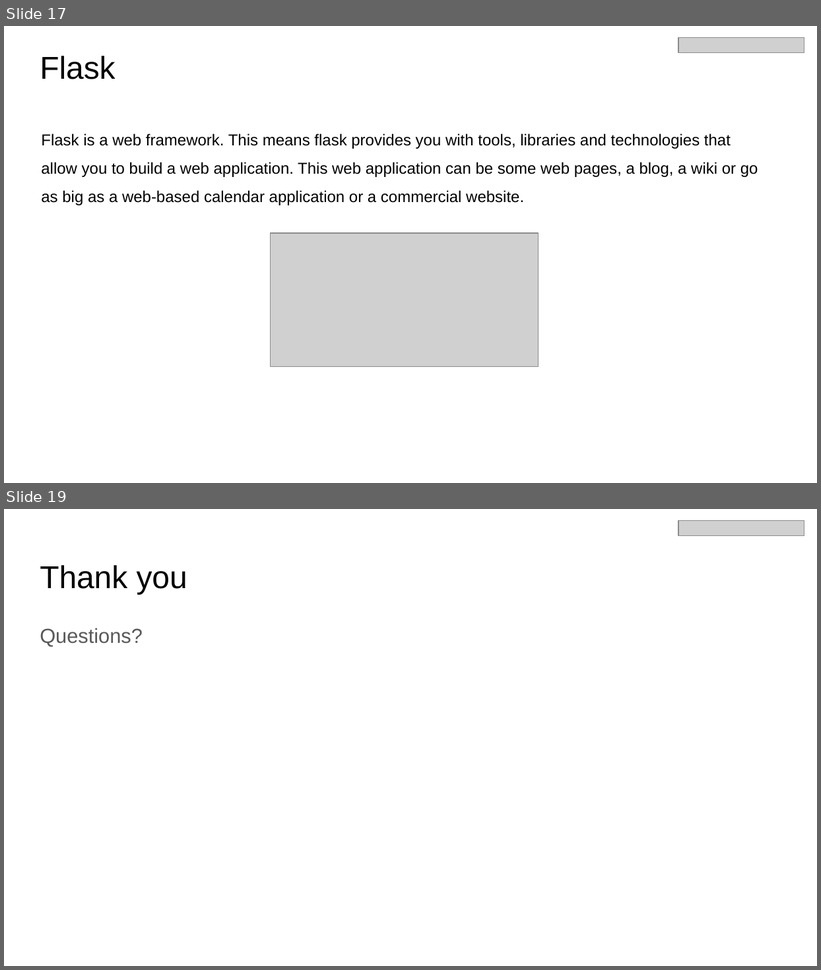
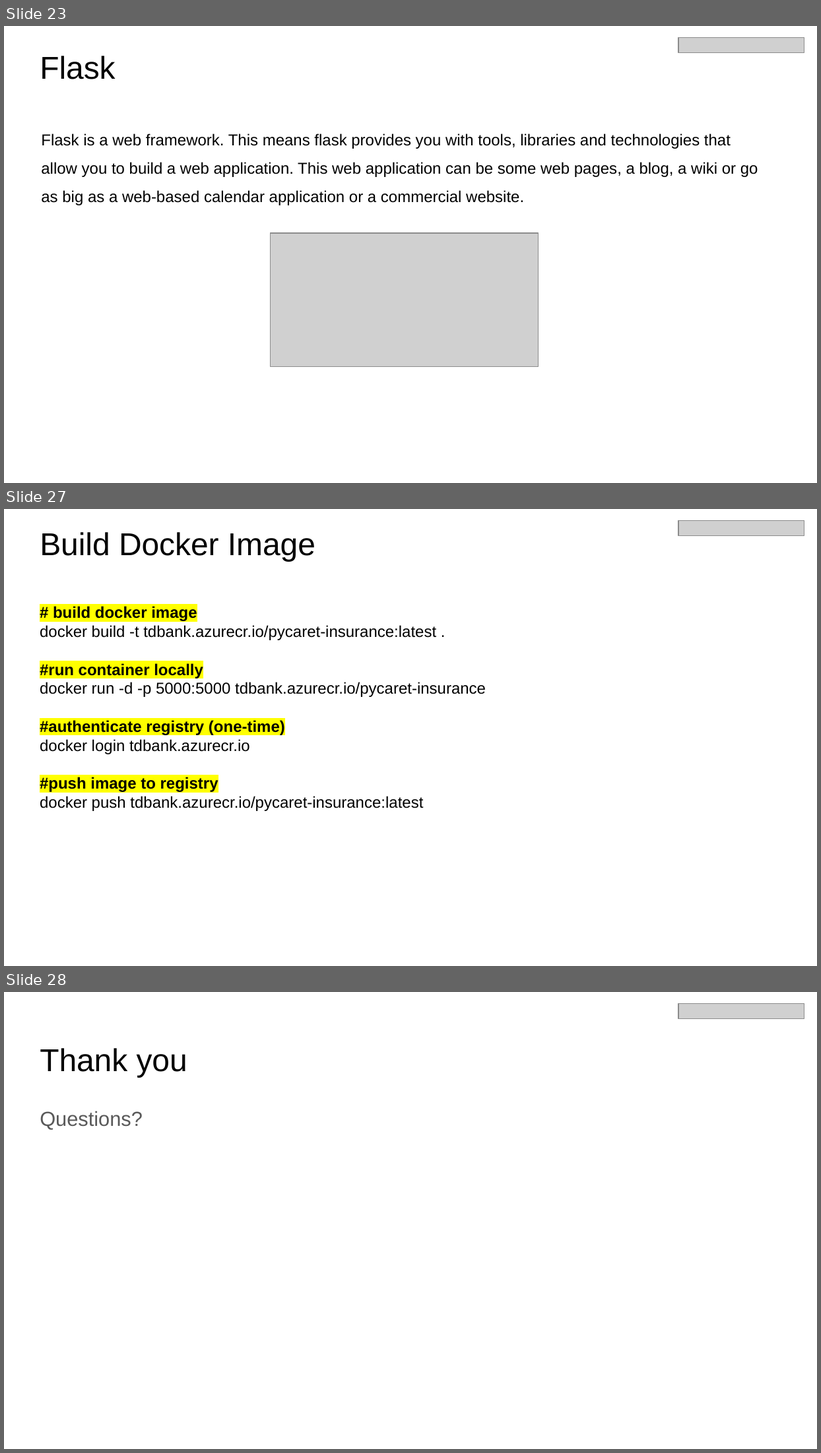
Before and after one commit to pycaret/pycaret-demo-td, a slide deck: Introducing PyCaret 2.0 - July 28 2020.pptx. Shown one above the other, each under a label of ours: slides 17 and 19 before the commit, slides 23, 27 and 28 after it; the slides between them are not shown. The pictures are 821x970 and 821x1453 pixels, drawn with LibreOffice and Linux fonts; fonts in the diff are those of the drawing; grey boxes stand for pictures. Boxes give left, top, right and bottom in pixels: in the first picture for what was removed or moved away, otherwise in the second. Text is boxed around its words. In the diff, an @@ line names an element or a change of style, - is before the commit and + after.

```diff
--- a/Introducing PyCaret 2.0 - July 28 2020.pptx
+++ b/Introducing PyCaret 2.0 - July 28 2020.pptx
@@ slide 27 added at bbox=[4, 509, 817, 966], background #FFFFFF @@
@@ picture added at bbox=[679, 520, 805, 536] @@
@@ title added at bbox=[40, 532, 316, 561], 28 pt, text #000000 @@
+Build Docker Image
@@ text added at bbox=[40, 606, 486, 811], 14 pt, text #000000 @@
+# build docker image
+docker build -t tdbank.azurecr.io/pycaret-insurance:latest .
+#run container locally
+docker run -d -p 5000:5000 tdbank.azurecr.io/pycaret-insurance
+#authenticate registry (one-time)
+docker login tdbank.azurecr.io
+#push image to registry
+docker push tdbank.azurecr.io/pycaret-insurance:latest
@@ what was slide 17 is now slide 23 @@
@@ what was slide 19 is now slide 28 @@
```
Also in this commit, not shown: 2 slides changed, 8 other slides added, 9 other files.
